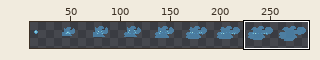
Sprite sheet, stored at assets/sprites/objects/throwables/water/Water-Throwable.png. The picture above shows the old version from afar; the outline marks the close-up.
Close-up. Earlier state:
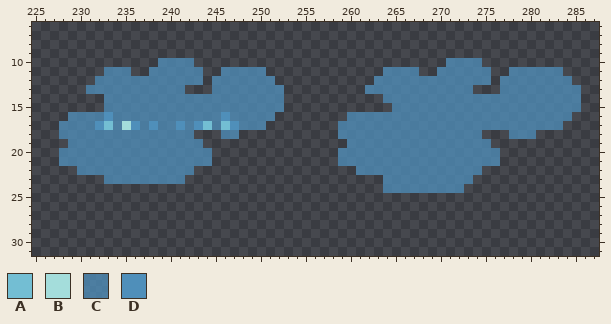
The file is 288x32 pixels. Shown: x 225..287, y 6..31. The wide view leaves out empty margins. The commit also changed other parts of the picture, which this record leaves out.
Palette (. is transparent): A #73bed3  B #a4dddb  C #4f8fbac3  D #4f8fba
Once edited:
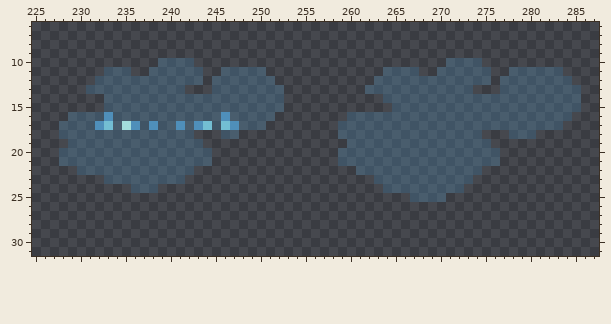
The edit:
colour C: #4f8fbac3 -> #4f8fba4a
Changed rows in their new state; - is a pixel that keeps its letter.
first column x 236:
23 ---------------------------C-------
24 CCC--------------------------------
25 -------------------------------CCCC
Pixel boxes of the changes (left, top, right, bottom) in both close-ups:
changed: (59, 58, 284, 193)
changed: (338, 58, 581, 202)
